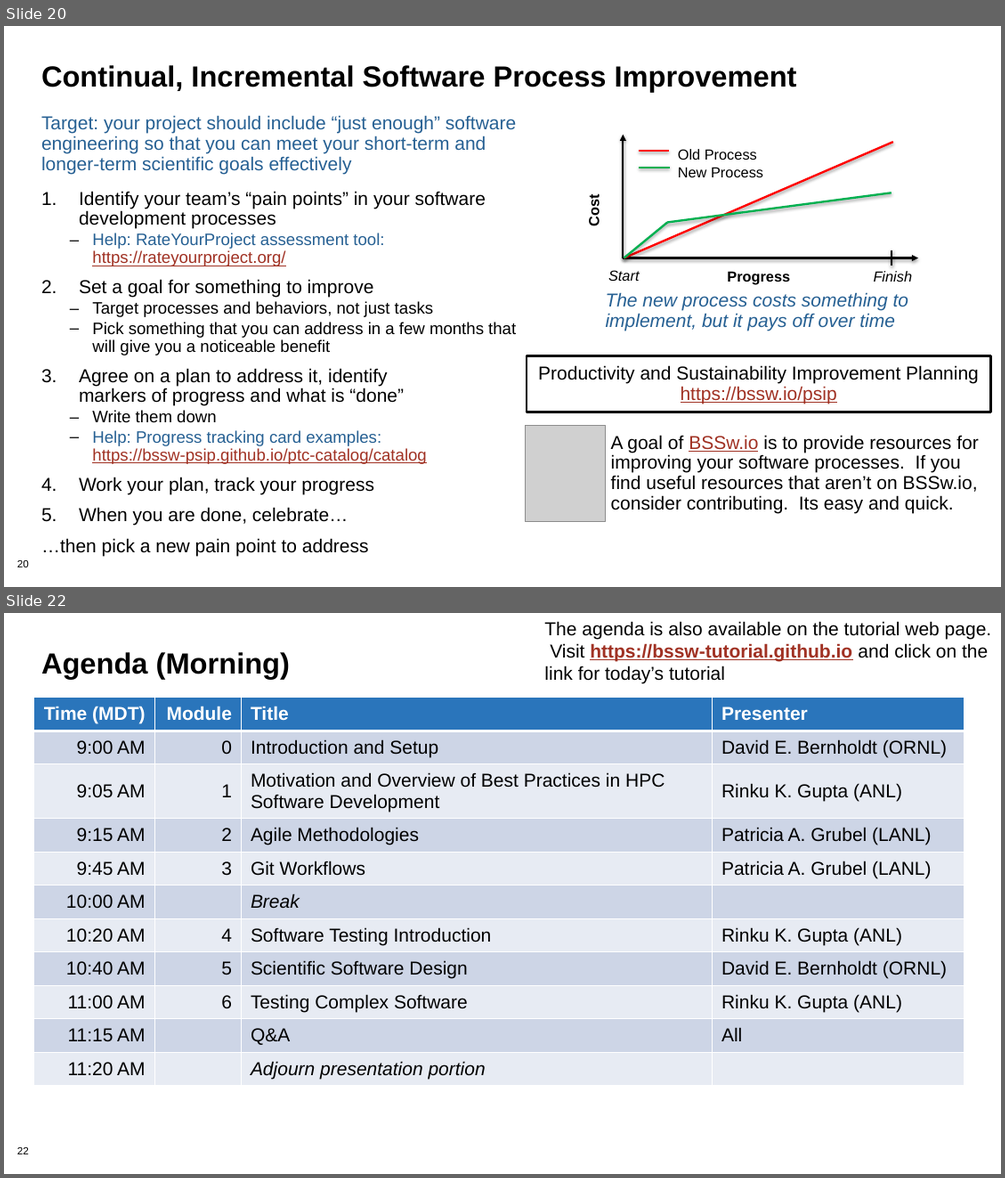
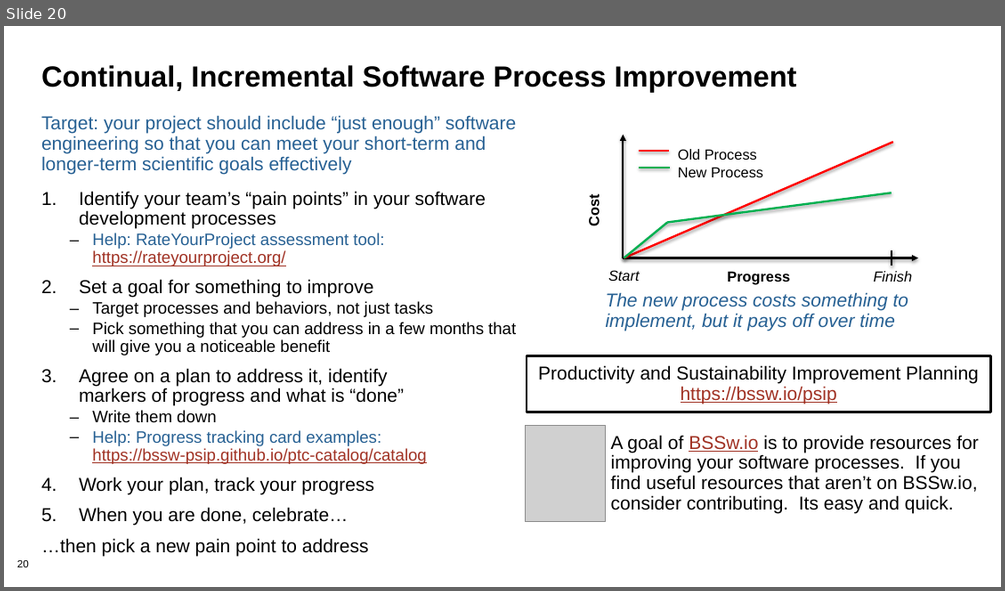
Before and after one commit to bssw-tutorial/presentations, a slide deck: overview.pptx. Shown one above the other, each under a label of ours: slides 20 and 22 before the commit, slide 20 after it; the slides between them are not shown. The pictures are 1005x1178 and 1005x591 pixels, drawn with LibreOffice and Linux fonts; fonts in the diff are those of the drawing; grey boxes stand for pictures; background and template pictures are left out. Boxes give left, top, right and bottom in pixels: in the first picture for what was removed or moved away, otherwise in the second. Text is boxed around its words. In the diff, an @@ line names an element or a change of style, - is before the commit and + after.

```diff
--- a/overview.pptx
+++ b/overview.pptx
@@ slide 22 removed at (4,613,1001,1174), background #FFFFFF; not listed: 1 template element that a slide beside it also shows @@
@@ text removed at (544,621,992,684) @@
-The agenda is also available on the tutorial web page. Visit https://bssw-tutorial.github.io and click on the link for today’s tutorial
@@ title removed at (41,652,290,679) @@
-Agenda (Morning)
@@ table removed at (34,698,964,1103), 11 rows, 4 columns @@
-Time (MDT) | Module | Title | Presenter
-9:00 AM | 0 | Introduction and Setup | David E. Bernholdt (ORNL)
-9:05 AM | 1 | Motivation and Overview of Best Practices in HPC Software Development | Rinku K. Gupta (ANL)
-9:15 AM | 2 | Agile Methodologies | Patricia A. Grubel (LANL)
-9:45 AM | 3 | Git Workflows | Patricia A. Grubel (LANL)
-10:00 AM |  | Break | 
-10:20 AM | 4 | Software Testing Introduction | Rinku K. Gupta (ANL)
-10:40 AM | 5 | Scientific Software Design | David E. Bernholdt (ORNL)
-11:00 AM | 6 | Testing Complex Software | Rinku K. Gupta (ANL)
-11:15 AM |  | Q&A | All
-11:20 AM |  | Adjourn presentation portion | 
```
Also in this commit, not shown: 6 slides changed, 1 other slide removed, 6 other files.
